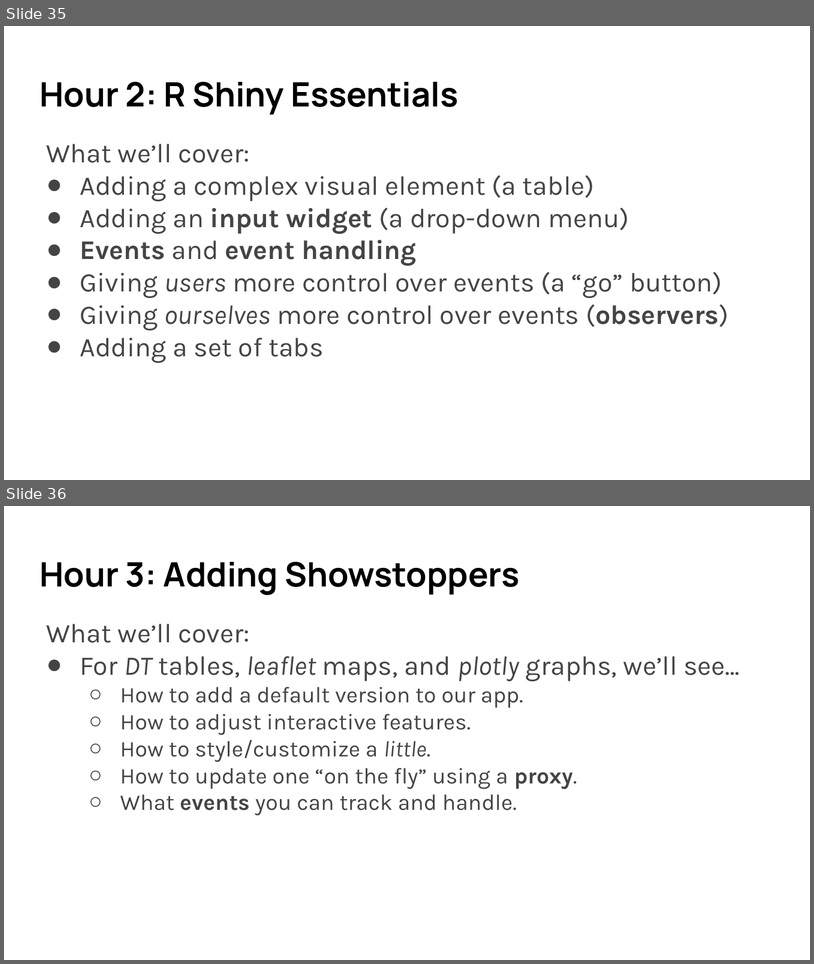
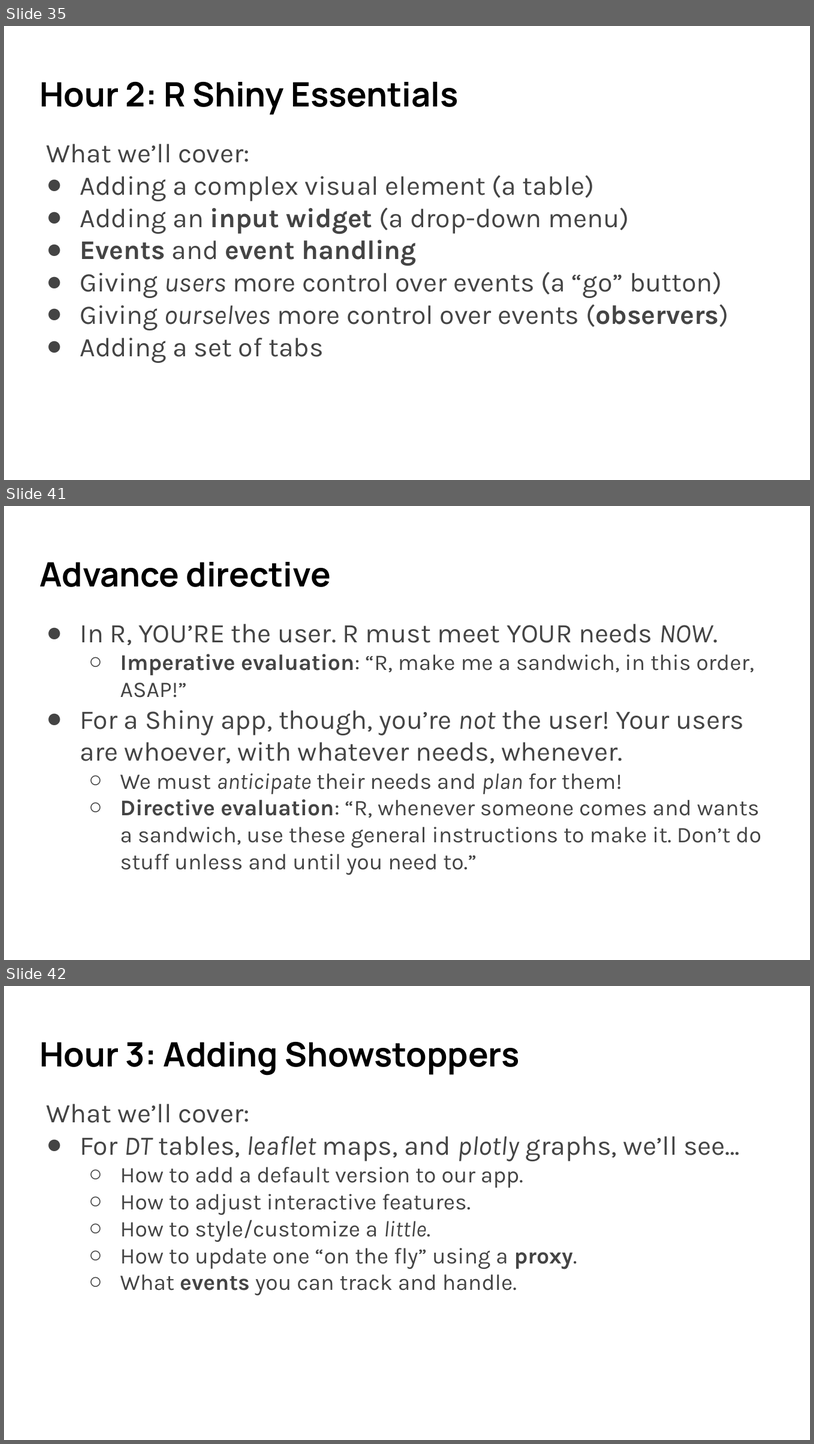
Before and after one commit to umn-dash/r-shiny, a slide deck: instructors/files/SWC slides R Shiny 2024 Fall.pptx. Shown one above the other, each under a label of ours: slides 35 and 36 before the commit, slides 35, 41 and 42 after it; the slides between them are not shown. The pictures are 814x964 and 814x1444 pixels, drawn with LibreOffice and Linux fonts; fonts in the diff are those of the drawing. Boxes give left, top, right and bottom in pixels: in the first picture for what was removed or moved away, otherwise in the second. Text is boxed around its words. In the diff, an @@ line names an element or a change of style, - is before the commit and + after.

Commit message:
Starting polishing of Shiny 3, plus Shiny 3 in-person teaching materials (only partially complete)

```diff
--- a/instructors/files/SWC slides R Shiny 2024 Fall.pptx
+++ b/instructors/files/SWC slides R Shiny 2024 Fall.pptx
@@ slide 41 added at (4, 506, 810, 960), background #FFFFFF @@
@@ title added at (39, 562, 331, 587), 30 pt, text #000000, bold @@
+Advance directive
@@ text added at (80, 624, 762, 874), 20 pt, text #444444 @@
+● In R, YOU’RE the user. R must meet YOUR needs NOW.
+  ○ Imperative evaluation: “R, make me a sandwich, in this order, ASAP!”
+● For a Shiny app, though, you’re not the user! Your users are whoever, with whatever needs, whenever.
+  ○ We must anticipate their needs and plan for them!
+  ○ Directive evaluation: “R, whenever someone comes and wants a sandwich, use these general instructions to make it. Don’t do stuff unless and until you need to.”
@@ what was slide 36 is now slide 42 @@
```
Also in this commit, not shown: 5 other slides added, 7 other files.
